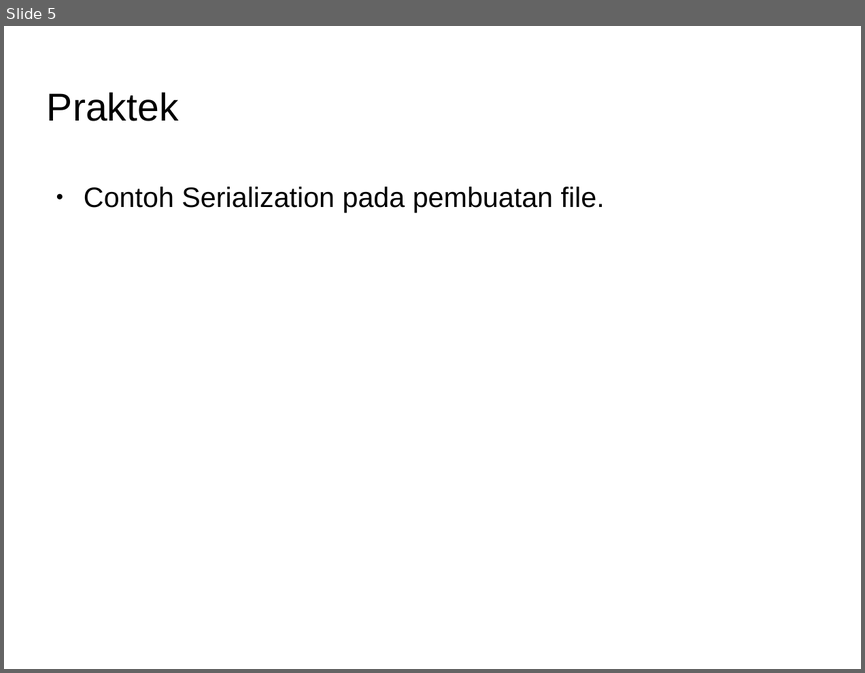
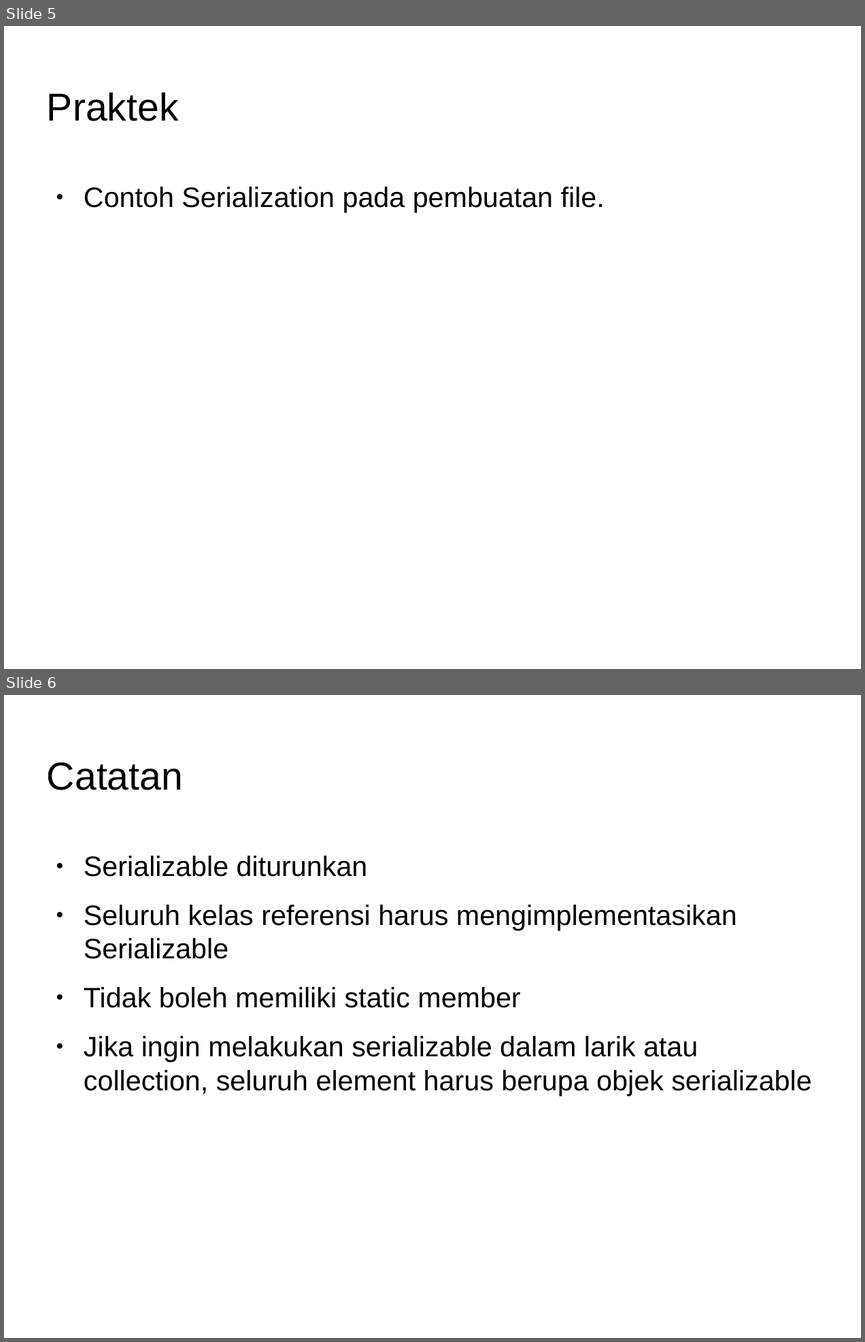
Before and after one commit to Dickyfathur7/pemrograman-komputer-2, a slide deck: 04-serialization/slide-serialization.odp. Shown one above the other, each under a label of ours: slide 5 before the commit, slides 5 and 6 after it. The pictures are 865x673 and 865x1342 pixels, drawn with LibreOffice and Linux fonts; fonts in the diff are those of the drawing; background and template pictures are left out. Boxes give left, top, right and bottom in pixels: in the first picture for what was removed or moved away, otherwise in the second. Text is boxed around its words. In the diff, an @@ line names an element or a change of style, - is before the commit and + after.

Commit message:
penambahan kode dan tugas di slide

```diff
--- a/04-serialization/slide-serialization.odp
+++ b/04-serialization/slide-serialization.odp
@@ slide 6 added at (4, 695, 861, 1338), background picture (left out) @@
@@ title added at (47, 762, 183, 790), 36 pt, text #000000 @@
+Catatan
@@ text added at (84, 855, 811, 1096), 26 pt, text #000000 @@
+● Serializable diturunkan
+● Seluruh kelas referensi harus mengimplementasikan Serializable
+● Tidak boleh memiliki static member
+● Jika ingin melakukan serializable dalam larik atau collection, seluruh element harus berupa objek serializable
```
Also in this commit, not shown: 8 other files.
